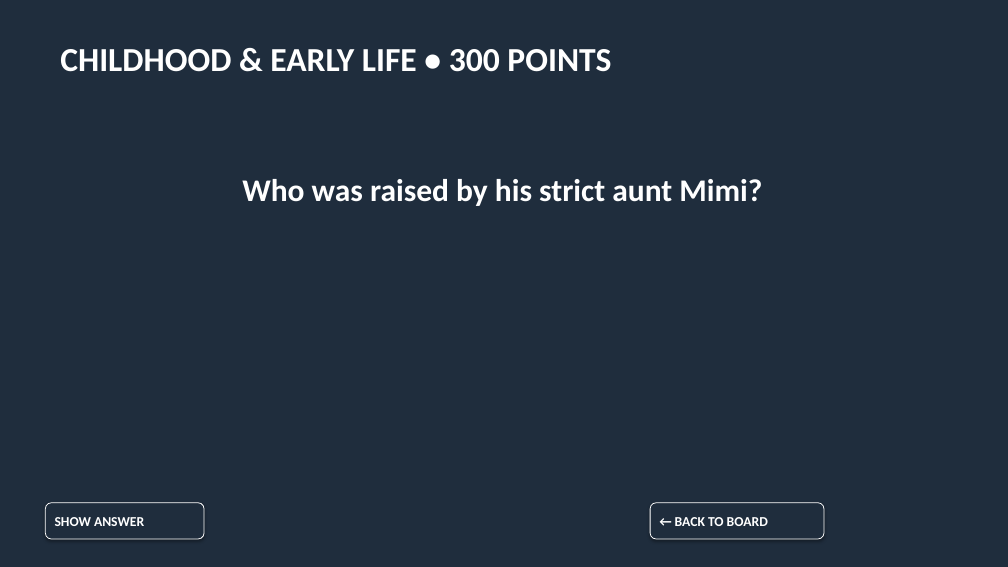
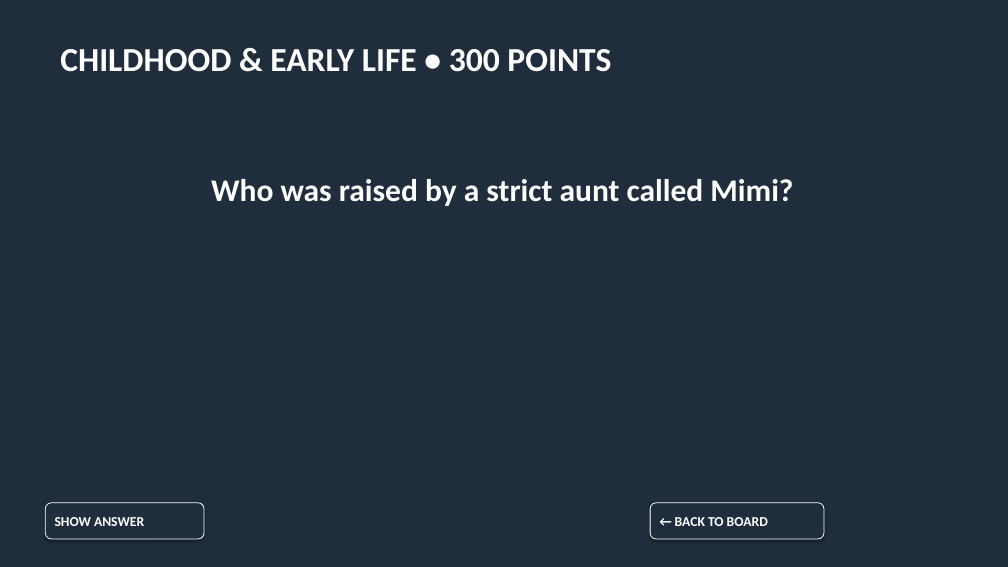
Before and after one commit to 2rister/TeacherSwitxher-, a slide deck: slide 7 of materials/jeopardy/Jeopardy_Interesting_People_A2_fixed.pptx. Drawn at 1008x567 pixels with LibreOffice and Linux fonts; fonts in the diff are those of the drawing. Boxes give left, top, right and bottom in pixels: in the first picture for what was removed or moved away, otherwise in the second. Text is boxed around its words. In the diff, an @@ line names an element or a change of style, - is before the commit and + after.

```diff
--- a/materials/jeopardy/Jeopardy_Interesting_People_A2_fixed.pptx
+++ b/materials/jeopardy/Jeopardy_Interesting_People_A2_fixed.pptx
@@ text at (211, 179, 793, 206): text changed @@
-Who was raised by his strict aunt Mimi?
+Who was raised by a strict aunt called Mimi?
```
Also in this commit, not shown: 4 other slides changed, 49 other files.
